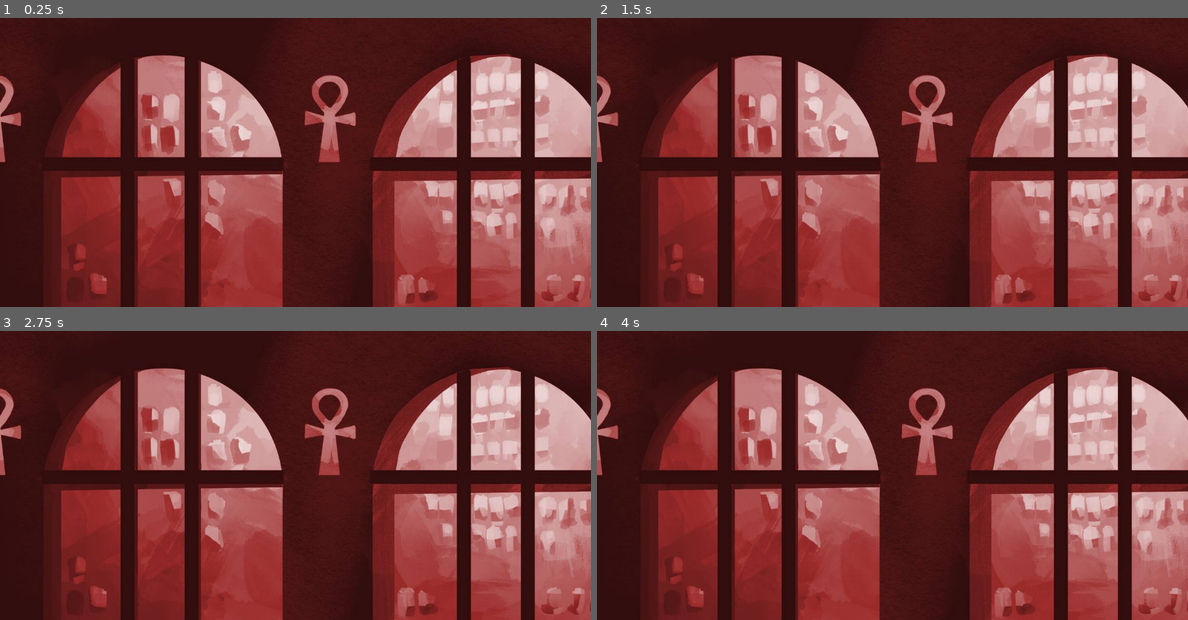
Above: before the commit, frames 1-4 (two rows, left to right).
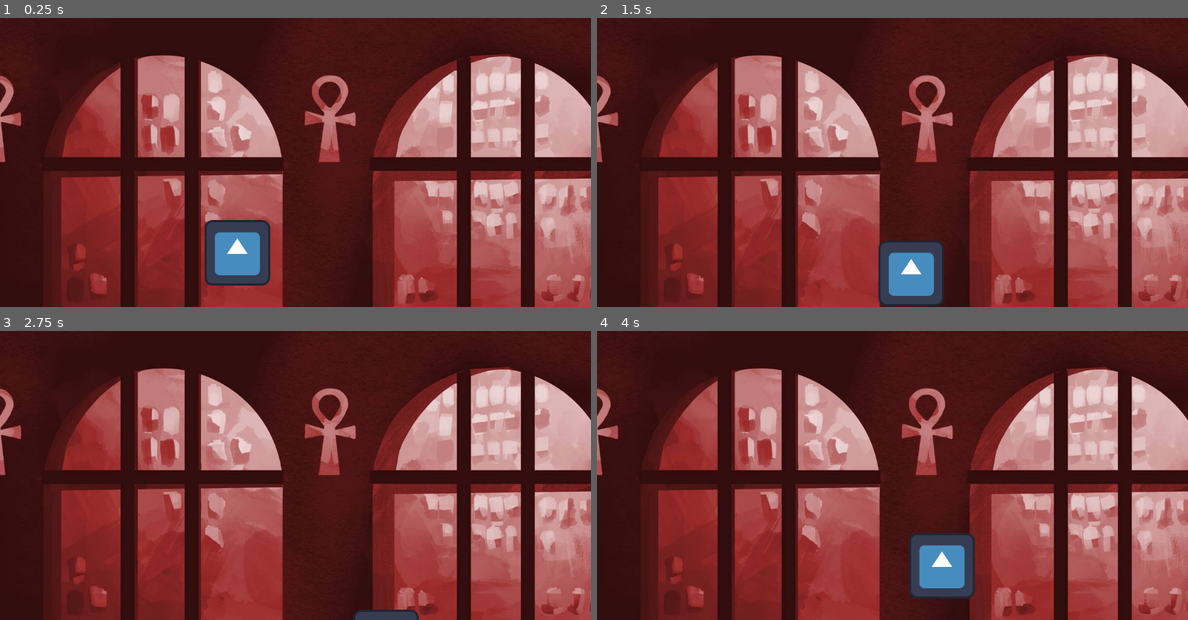
Above: after the commit, the same moments.

Repository: kitkat948/Beat_em_up_following_chris_tutorial
Game: Godot game, scene res://Scenes/Levels/world.tscn
Two runs of this game, one before a commit and one after it. Both use one fixed random seed, a clock stepped at 60 frames per second and the inputs below. Before the commit the project has no main scene; this scene is started directly in both runs. The engine's default icon, where the game draws it, is replaced by a stand-in: a white triangle on a blue panel in a dark square.
Inputs:
- Up to frame 1 (0.25 s): no input
- Up to frame 2 (1.5 s): tap Enter at 0.5 s; hold Right (ui_right) 0.53-1.28 s; hold Down (ui_down) from 1.28 s (still down)
- Up to frame 3 (2.75 s): release Down (ui_down) at 2.03 s; hold Right (ui_right) from 2.03 s (still down)
- Up to frame 4 (4 s): release Right (ui_right) at 2.78 s; hold Up (ui_up) 2.78-3.53 s; hold Left (ui_left) from 3.53 s (still down)

The runs differ from the first frame. In frame 1, 2.5% of the frame differs, in the area x 34-46%, y 69-93%; in frame 2, 2.5%; in frame 3, 0.4%; in frame 4, 2.5%.

Commit message:
Video 1 done

Diff:
--- a/Scenes/Characters/DefaultCharacter.tscn
+++ b/Scenes/Characters/DefaultCharacter.tscn
@@ -1,10 +1,13 @@
 [gd_scene format=3 uid="uid://dxfu45e6bt033"]
+
+[ext_resource type="Script" uid="uid://ceixpjdutyj41" path="res://Scripts/DefaultCharacterScript.gd" id="1_defd3"]
 
 [sub_resource type="CapsuleShape2D" id="CapsuleShape2D_cd2ko"]
 radius = 15.0
 height = 112.0
 
 [node name="Player" type="CharacterBody2D" unique_id=771166640]
+script = ExtResource("1_defd3")
 
 [node name="CharacterSprite" type="Sprite2D" parent="." unique_id=281063545]
 centered = false
--- a/Scenes/Characters/MainPlayer.tscn
+++ b/Scenes/Characters/MainPlayer.tscn
@@ -1,5 +1,10 @@
 [gd_scene format=3 uid="uid://bwsxpx3xqjeon"]
 
 [ext_resource type="PackedScene" uid="uid://dxfu45e6bt033" path="res://Scenes/Characters/DefaultCharacter.tscn" id="1_oopdl"]
+[ext_resource type="Texture2D" uid="uid://ns2yxbgynjfg" path="res://Art/Players/icon.svg" id="2_t1bcf"]
 
 [node name="Player" unique_id=771166640 instance=ExtResource("1_oopdl")]
+speed = 20.0
+
+[node name="CharacterSprite" parent="." index="0" unique_id=281063545]
+texture = ExtResource("2_t1bcf")
--- a/Scenes/Levels/world.tscn
+++ b/Scenes/Levels/world.tscn
@@ -1,7 +1,12 @@
 [gd_scene format=3 uid="uid://ck656tkf1aes1"]
 
 [ext_resource type="PackedScene" uid="uid://brd7r21j06a4n" path="res://Scenes/Levels/LevelOne.tscn" id="1_v6wy8"]
+[ext_resource type="PackedScene" uid="uid://bwsxpx3xqjeon" path="res://Scenes/Characters/MainPlayer.tscn" id="2_6pun2"]
 
 [node name="World" type="Node2D" unique_id=1063734432]
 
 [node name="Node2D" parent="." unique_id=215302438 instance=ExtResource("1_v6wy8")]
+
+[node name="Player" parent="." unique_id=771166640 instance=ExtResource("2_6pun2")]
+position = Vector2(463, 523)
+speed = 200.0
--- /dev/null
+++ b/Scripts/DefaultCharacterScript.gd
@@ -0,0 +1,15 @@
+extends CharacterBody2D
+
+#height and width of background is 565 x 2560
+
+@export var health : int
+@export var damage : int
+@export var speed : float
+
+func get_input():
+	var input_direction = Input.get_vector("ui_left", "ui_right", "ui_up", "ui_down")
+	velocity = input_direction * speed
+
+func _physics_process(_delta):
+	get_input()
+	move_and_slide()
--- a/project.godot
+++ b/project.godot
@@ -11,6 +11,7 @@
 [application]
 
 config/name="Chris beat em up tutorial"
+run/main_scene="uid://ck656tkf1aes1"
 config/features=PackedStringArray("4.7", "GL Compatibility")
 config/icon="res://Art/Players/icon.svg"
 
Not shown, added: Scripts/DefaultCharacterScript.gd.uid
